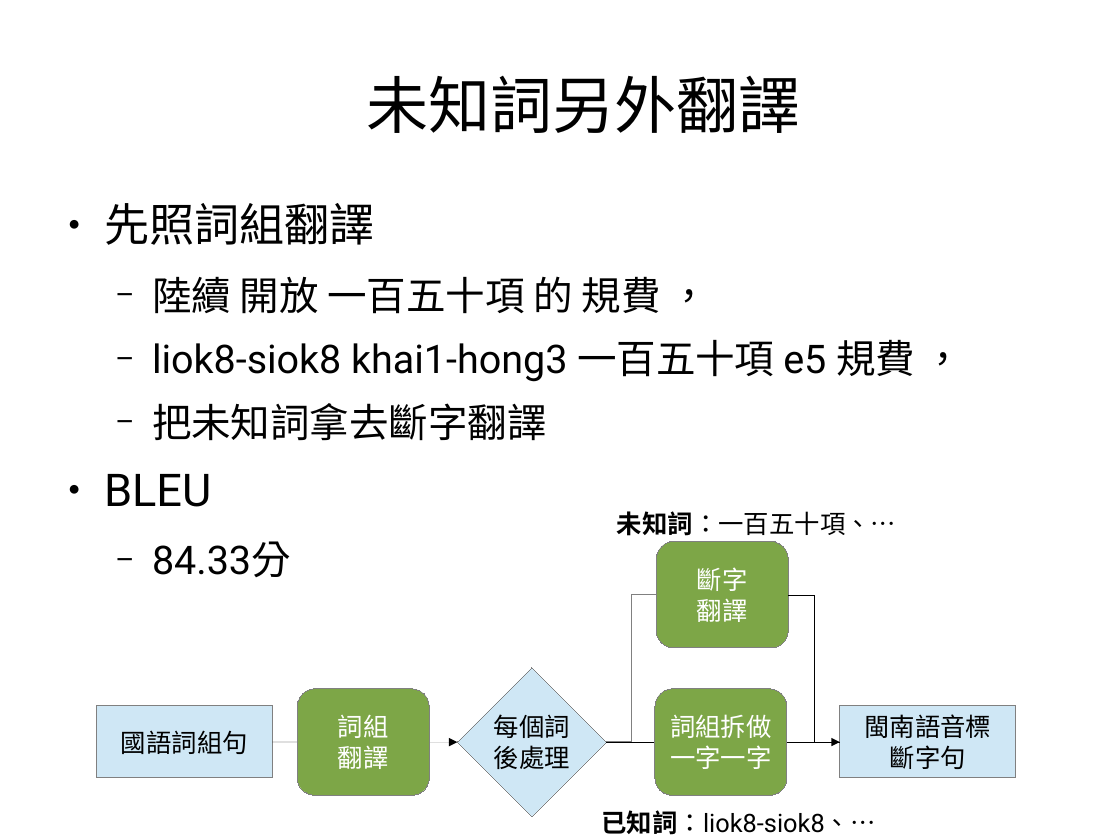
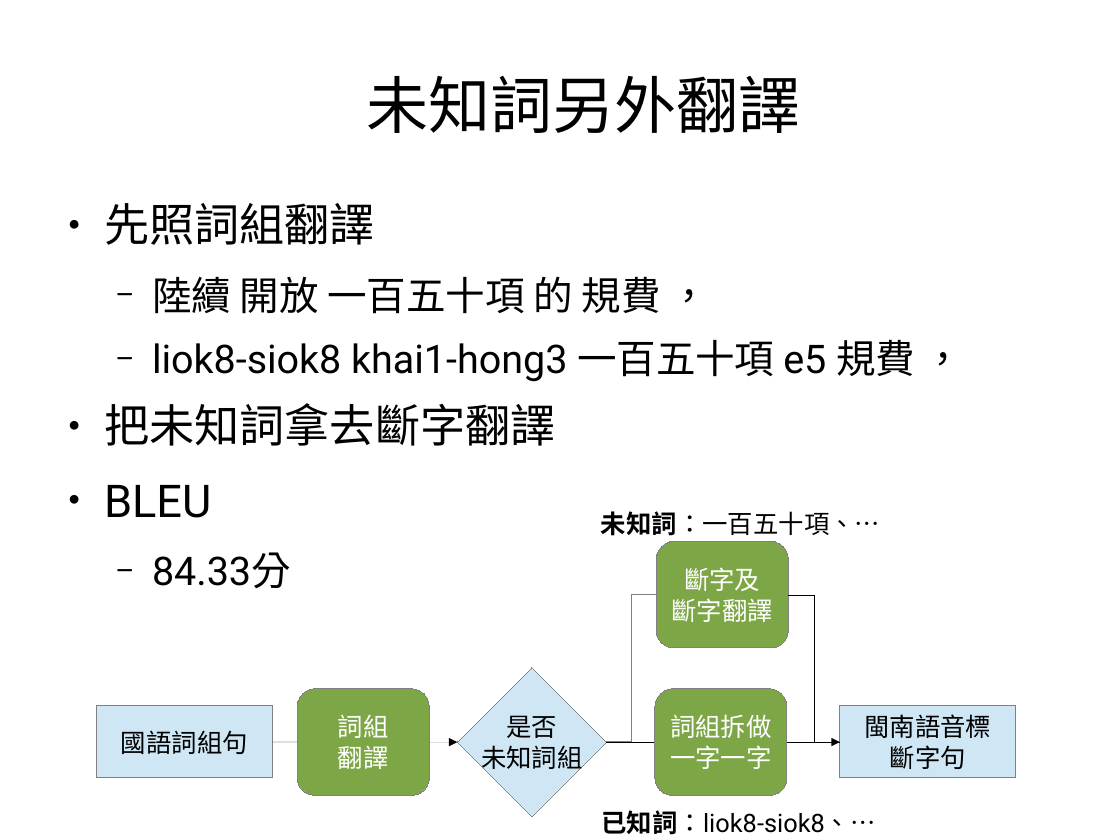
Before and after one commit to sih4sing5hong5/po3-ko3_tau5-iann2-phinn3, a slide deck: slide 9 of 翻譯報告.odp. Drawn at 1120x840 pixels with LibreOffice and Linux fonts; fonts in the diff are those of the drawing. Boxes give left, top, right and bottom in pixels: in the first picture for what was removed or moved away, otherwise in the second. Text is boxed around its words. In the diff, an @@ line names an element or a change of style, - is before the commit and + after.

```diff
--- a/翻譯報告.odp
+++ b/翻譯報告.odp
@@ text at <box>104,403,556,446</box>: size 28 to 32 pt in "把未知詞拿去斷字翻譯"; bullet − to ●; list level 2 to 1 in "把未知詞拿去斷字翻譯" @@
@@ text "未知詞：一百五十項、…": place and size @@
-text "未知詞：一百五十項、…" at <box>617,511,896,536</box>
+text "未知詞：一百五十項、…" at <box>601,511,880,536</box>
@@ text in rounded rectangle at <box>672,567,774,622</box>: text changed @@
-斷字
-翻譯
+斷字及
+斷字翻譯
@@ text in diamond at <box>481,715,583,774</box>: text changed @@
-每個詞
-後處理
+是否
+未知詞組
```
Also in this commit, not shown: 3 other slides changed.
